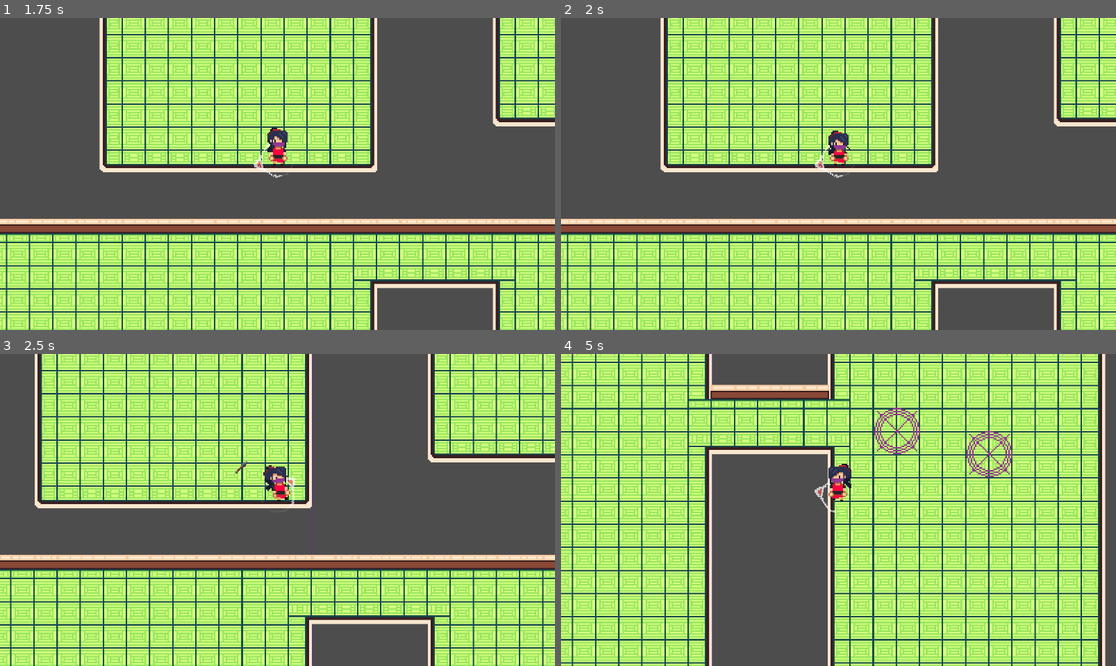
Above: before the commit, frames 1-4 (two rows, left to right).
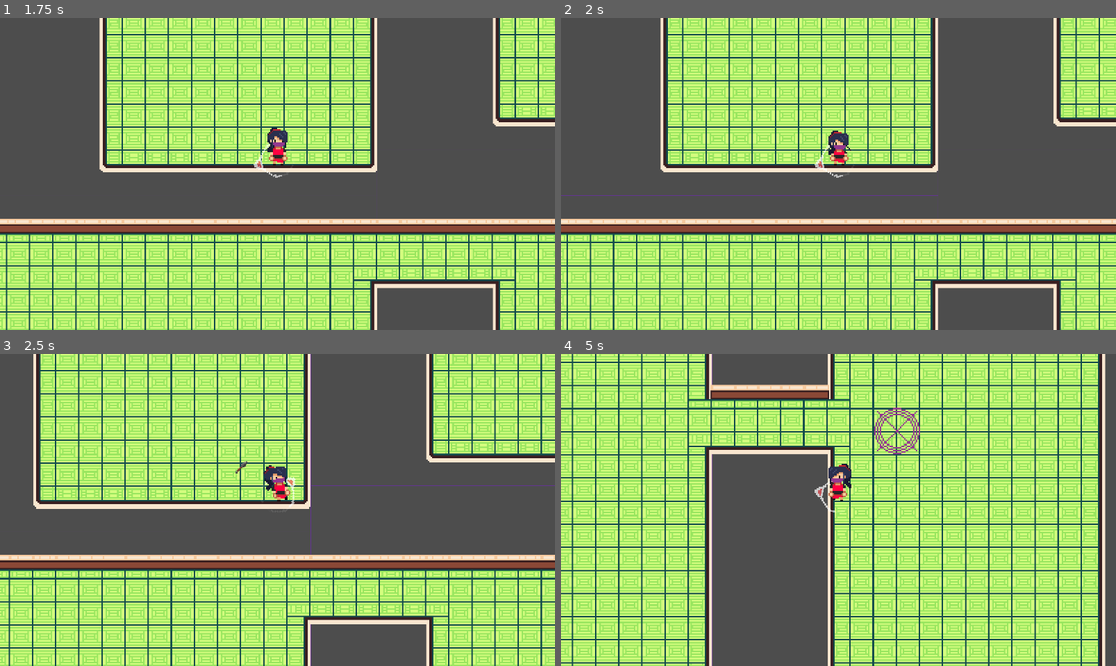
Above: after the commit, the same moments.

Repository: KumiSukka/Project-R
Game: Godot game, scene res://Scene/main.tscn
The game is run twice, just before and just after one commit, with the same random seed, the same clock (stepped at 60 frames per second) and the same inputs.
Inputs (mouse positions are in pixels of both pictures, inside the frame that each line leads up to):
- Up to frame 1 (1.75 s): tap Enter at 0.5 s; move the mouse to (399, 158) at 0.52 s; press the mouse at (399, 158) at 0.53 s; hold D (right) 0.53-1.28 s; move the mouse to (166, 189) at 1.27 s; release the mouse at (166, 189) at 1.28 s; hold S (down) from 1.28 s (still down); tap Space (dash) at 1.35 s
- Up to frame 2 (2 s): keep holding S (down)
- Up to frame 3 (2.5 s): move the mouse to (333, 441) at 2.02 s; release S (down) at 2.03 s; press the mouse at (333, 441) at 2.03 s; hold D (right) from 2.03 s (still down)
- Up to frame 4 (5 s): move the mouse to (810, 572) at 2.77 s; release D (right) at 2.78 s; release the mouse at (810, 572) at 2.78 s; hold W (up) 2.78-3.53 s; tap Space (dash) at 2.85, 4.35 s; move the mouse to (1005, 556) at 3.52 s; press the mouse at (1005, 556) at 3.53 s; hold A (left) from 3.53 s (still down); move the mouse to (672, 463) at 4.27 s; release the mouse at (672, 463) at 4.28 s

Frame 1 is identical in both runs. In frame 2, 3.8% of the frame differs, in the area x 0-100%, y 0-100%; in frame 3, 20%; in frame 4, 2.0%.

Commit message:
Enemy spawner spawns but....
The enemy ai if spawned does not work + on top of that seems to chase other enemies or sprites

Diff:
--- a/Prefab/Character/Enemy/karakaza_kozo.tscn
+++ b/Prefab/Character/Enemy/karakaza_kozo.tscn
@@ -4,7 +4,7 @@
 [ext_resource type="Script" path="res://Prefab/Character/Enemy/karakaza_kozo.gd" id="1_vh78p"]
 
 [sub_resource type="RectangleShape2D" id="RectangleShape2D_h8oss"]
-size = Vector2(12, 13)
+size = Vector2(10, 13.5)
 
 [sub_resource type="Animation" id="Animation_fy6gj"]
 length = 0.5
@@ -486,7 +486,8 @@
 }
 
 [node name="EnemyCol" type="CollisionShape2D" parent="."]
-position = Vector2(0, -6.5)
+y_sort_enabled = true
+position = Vector2(0, -4.75)
 shape = SubResource("RectangleShape2D_h8oss")
 
 [node name="AnimationTree" type="AnimationTree" parent="."]
@@ -506,8 +507,10 @@
 [node name="Detection_Area" type="Area2D" parent="."]
 
 [node name="CollisionShape2D" type="CollisionShape2D" parent="Detection_Area"]
+show_behind_parent = true
 light_mask = 2
 shape = SubResource("CircleShape2D_3rdjl")
+debug_color = Color(0, 0.627451, 0.517647, 0.419608)
 
 [connection signal="body_entered" from="Detection_Area" to="." method="_on_detection_area_body_entered"]
 [connection signal="body_exited" from="Detection_Area" to="." method="_on_detection_area_body_exited"]
--- a/Prefab/Character/Kunoichi.tscn
+++ b/Prefab/Character/Kunoichi.tscn
@@ -706,6 +706,7 @@
 offset = Vector2(0, -25)
 hframes = 7
 vframes = 6
+frame = 1
 metadata/_aseprite_wizard_config_ = {
 "i_mode": -1,
 "keep_anim_length": false,
@@ -720,6 +721,7 @@
 }
 
 [node name="CollisionShape2D" type="CollisionShape2D" parent="."]
+y_sort_enabled = true
 position = Vector2(1, -6)
 shape = SubResource("RectangleShape2D_0ehmy")
 
--- a/Prefab/enemy_manager.tscn
+++ b/Prefab/enemy_manager.tscn
@@ -1,10 +1,8 @@
-[gd_scene load_steps=4 format=3 uid="uid://dovhmp0tf1kyu"]
+[gd_scene load_steps=3 format=3 uid="uid://dovhmp0tf1kyu"]
 
 [ext_resource type="Script" path="res://Scene/EnemyManager.gd" id="1_m6f5c"]
-[ext_resource type="PackedScene" uid="uid://b4ldfesqnndr7" path="res://Prefab/Character/Enemy/karakaza_kozo.tscn" id="2_6xx2y"]
 [ext_resource type="PackedScene" uid="uid://dv3gu2qk4xq8k" path="res://Prefab/spawner.tscn" id="2_qht45"]
 
 [node name="EnemyManager" type="Node2D"]
 script = ExtResource("1_m6f5c")
-karakaza_kozo = ExtResource("2_6xx2y")
 spawner = ExtResource("2_qht45")
--- a/Prefab/spawner.gd
+++ b/Prefab/spawner.gd
@@ -2,6 +2,7 @@
 
 var enemy1 := preload("res://Prefab/Character/Enemy/karakaza_kozo.tscn")
 @onready var timer = $SpawnerDisable
+@onready var circle =$spawn_circle
 
 func _on_timer_timeout():
 	monitoring = true
@@ -15,4 +16,6 @@
 
 
 func _on_spawner_disable_timeout():
-	queue_free()
+	circle.visible = false
+	var new_enemy = enemy1.instantiate()
+	add_child(new_enemy)
--- a/Prefab/spawner.tscn
+++ b/Prefab/spawner.tscn
@@ -7,13 +7,16 @@
 radius = 51.0
 
 [node name="Spawner" type="Area2D"]
+show_behind_parent = true
 collision_layer = 2
 collision_mask = 2
 input_pickable = false
 monitoring = false
 script = ExtResource("1_xh0mt")
 
-[node name="Sprite2D" type="Sprite2D" parent="."]
+[node name="spawn_circle" type="Sprite2D" parent="."]
+show_behind_parent = true
+y_sort_enabled = true
 texture_filter = 1
 texture = ExtResource("1_xglj8")
 metadata/_aseprite_wizard_config_ = {
@@ -31,6 +34,8 @@
 
 [node name="CollisionShape2D" type="CollisionShape2D" parent="."]
 show_behind_parent = true
+z_index = -1
+z_as_relative = false
 shape = SubResource("CircleShape2D_kjghe")
 
 [node name="Timer" type="Timer" parent="."]
@@ -41,7 +46,6 @@
 [node name="SpawnPoint" type="Marker2D" parent="."]
 
 [node name="SpawnerDisable" type="Timer" parent="."]
-wait_time = 2.0
 one_shot = true
 
 [connection signal="body_entered" from="." to="." method="_on_body_entered"]
--- a/Scene/EnemyManager.gd
+++ b/Scene/EnemyManager.gd
@@ -2,7 +2,6 @@
 
 
 @export var SpawnAmount = 10
-@export var karakaza_kozo :PackedScene
 @export var spawner :PackedScene
 @onready var tilemap = main
 
--- a/Scene/main.tscn
+++ b/Scene/main.tscn
@@ -1,10 +1,11 @@
-[gd_scene load_steps=11 format=3 uid="uid://cn5m177dvh1wn"]
+[gd_scene load_steps=12 format=3 uid="uid://cn5m177dvh1wn"]
 
 [ext_resource type="Script" path="res://Script/main.gd" id="1_b1ii5"]
 [ext_resource type="Texture2D" uid="uid://dopjrv8s5tx21" path="res://Tilemap/Tatami-house-tileseet.png" id="2_32xbu"]
 [ext_resource type="PackedScene" uid="uid://dobsauiogde3p" path="res://Prefab/Character/Kunoichi.tscn" id="3_ei3xl"]
 [ext_resource type="Script" path="res://Prefab/Projectile/BulletManager.gd" id="4_bd48b"]
 [ext_resource type="PackedScene" uid="uid://dovhmp0tf1kyu" path="res://Prefab/enemy_manager.tscn" id="5_wnnna"]
+[ext_resource type="PackedScene" uid="uid://b4ldfesqnndr7" path="res://Prefab/Character/Enemy/karakaza_kozo.tscn" id="6_kmsr5"]
 
 [sub_resource type="TileMapPattern" id="TileMapPattern_7mogb"]
 tile_data = PackedInt32Array(0, 1048576, 2, 65536, 1048576, 3, 131072, 1048576, 4, 1, 1114112, 2, 65537, 1114112, 3, 131073, 1114112, 4, 2, 1179648, 2, 65538, 1179648, 3, 131074, 1179648, 4, 3, 1245184, 2, 65539, 1245184, 3, 131075, 1245184, 4, 4, 1310720, 2, 65540, 1310720, 3, 131076, 1310720, 4)
@@ -1010,7 +1011,9 @@
 tile_set = SubResource("TileSet_vcdy8")
 format = 2
 layer_0/name = "Seinät"
+layer_0/y_sort_enabled = true
 layer_1/name = "Lattia"
+layer_1/y_sort_enabled = true
 layer_1/tile_data = PackedInt32Array(524293, 983041, 8, 524294, 1114113, 8, 524295, 1179649, 8, 524296, 1114113, 8, 524 …(553 unchanged characters)…
 
 [node name="Kunoichi" parent="." instance=ExtResource("3_ei3xl")]
@@ -1024,4 +1027,5 @@
 
 [node name="EnemyManager" parent="." instance=ExtResource("5_wnnna")]
 
-[editable path="EnemyManager"]
+[node name="Karakaza_Kozo" parent="." instance=ExtResource("6_kmsr5")]
+position = Vector2(779, 569)
